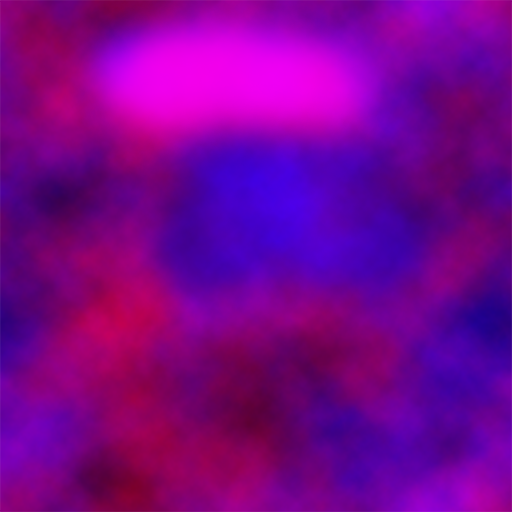
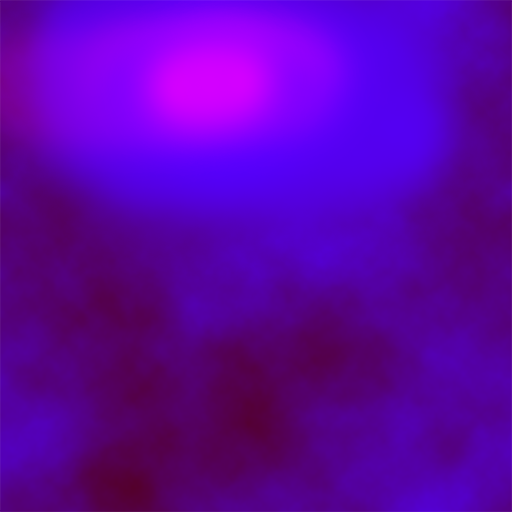
The second 512×512 image is a revision of the first. Changes to its layers:
painted on "图层 1" over <box>0,0,512,512</box>
